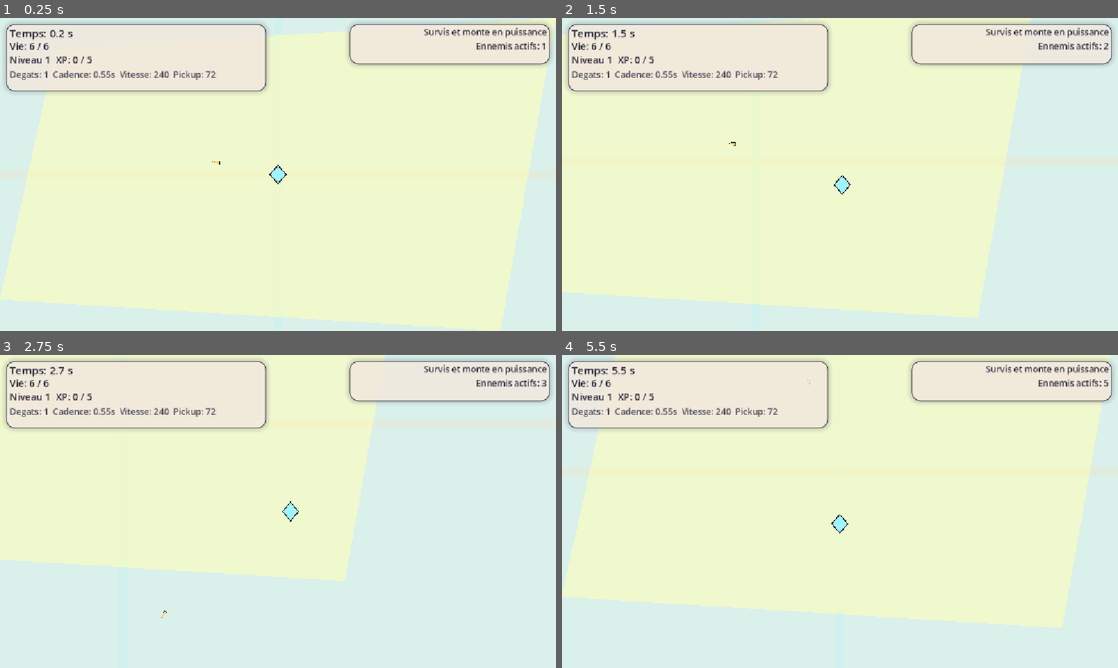
Above: before the commit, frames 1-4 (two rows, left to right).
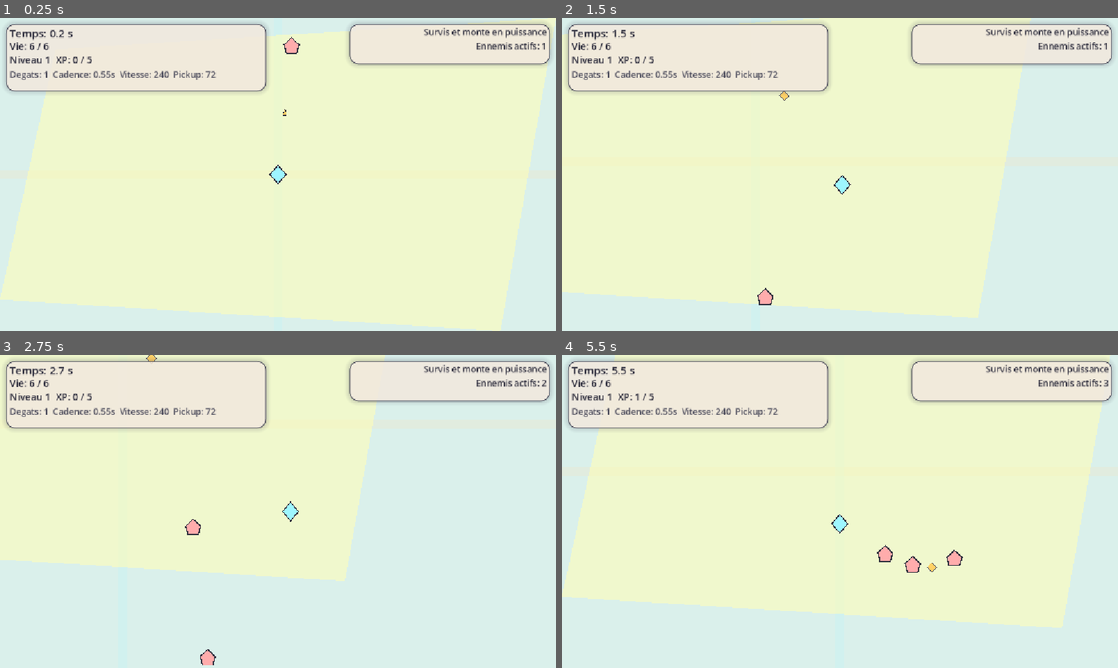
Above: after the commit, the same moments.

Repository: piiieeere/zeucozy
Game: Godot game, scene res://scenes/main.tscn
The game is run twice, just before and just after one commit, with the same random seed, the same clock (stepped at 60 frames per second) and the same inputs.
Inputs:
- Up to frame 1 (0.25 s): no input
- Up to frame 2 (1.5 s): hold Right (ui_right) 0.53-1.28 s; hold Down (ui_down) from 1.28 s (still down)
- Up to frame 3 (2.75 s): release Down (ui_down) at 2.03 s; hold Right (ui_right) from 2.03 s (still down)
- Up to frame 4 (5.5 s): release Right (ui_right) at 2.78 s; hold Up (ui_up) 2.78-3.53 s; hold Left (ui_left) 3.53-5.03 s; hold Down (ui_down) from 5.03 s (still down)

The runs differ from the first frame. In frame 1, 0.1% of the frame differs, in the area x 38-54%, y 6-47%; in frame 2, 0.2%; in frame 3, 0.3%; in frame 4, 0.4%, in the area x 13-99%, y 7-70%.

Commit message:
feat: update enemy spawn position logic to use player proximity for improved gameplay dynamics

Diff:
--- a/scripts/main.gd
+++ b/scripts/main.gd
@@ -164,19 +164,12 @@
 
 
 func _get_enemy_spawn_position() -> Vector2:
-	var arena_rect := get_arena_rect()
-	var margin := 54.0
-	var side := randi() % 4
-
-	match side:
-		0:
-			return Vector2(randf_range(arena_rect.position.x, arena_rect.end.x), arena_rect.position.y + margin)
-		1:
-			return Vector2(arena_rect.end.x - margin, randf_range(arena_rect.position.y, arena_rect.end.y))
-		2:
-			return Vector2(randf_range(arena_rect.position.x, arena_rect.end.x), arena_rect.end.y - margin)
-		_:
-			return Vector2(arena_rect.position.x + margin, randf_range(arena_rect.position.y, arena_rect.end.y))
+	if player != null:
+		var direction := Vector2.from_angle(randf() * TAU)
+		var distance := randf_range(260.0, 420.0)
+		return clamp_to_arena(player.global_position + direction * distance, Vector2(72.0, 72.0))
+
+	return get_arena_rect().get_center()
 
 
 func _on_enemy_defeated(world_position: Vector2, xp_value: int) -> void:
